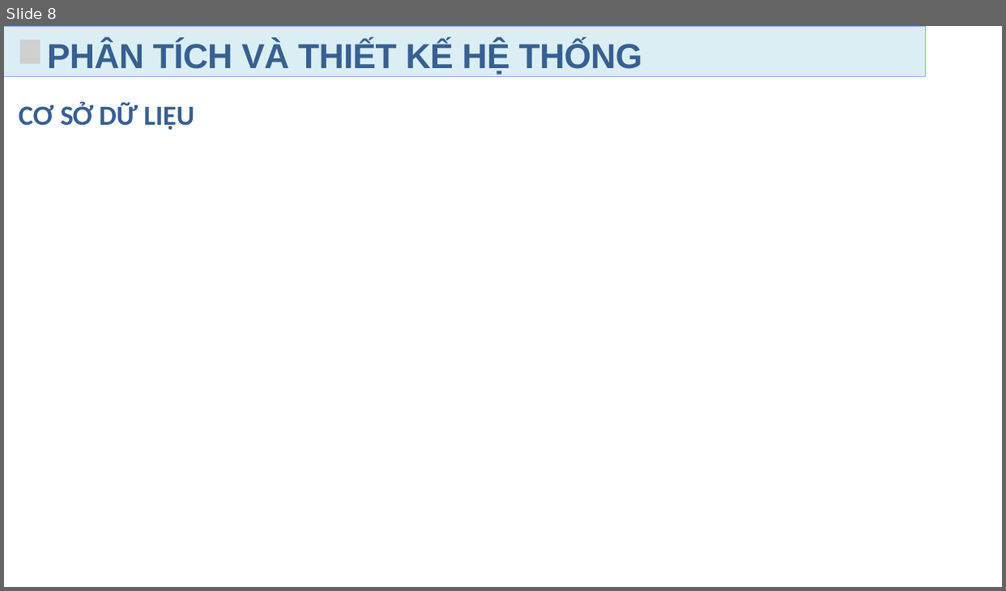
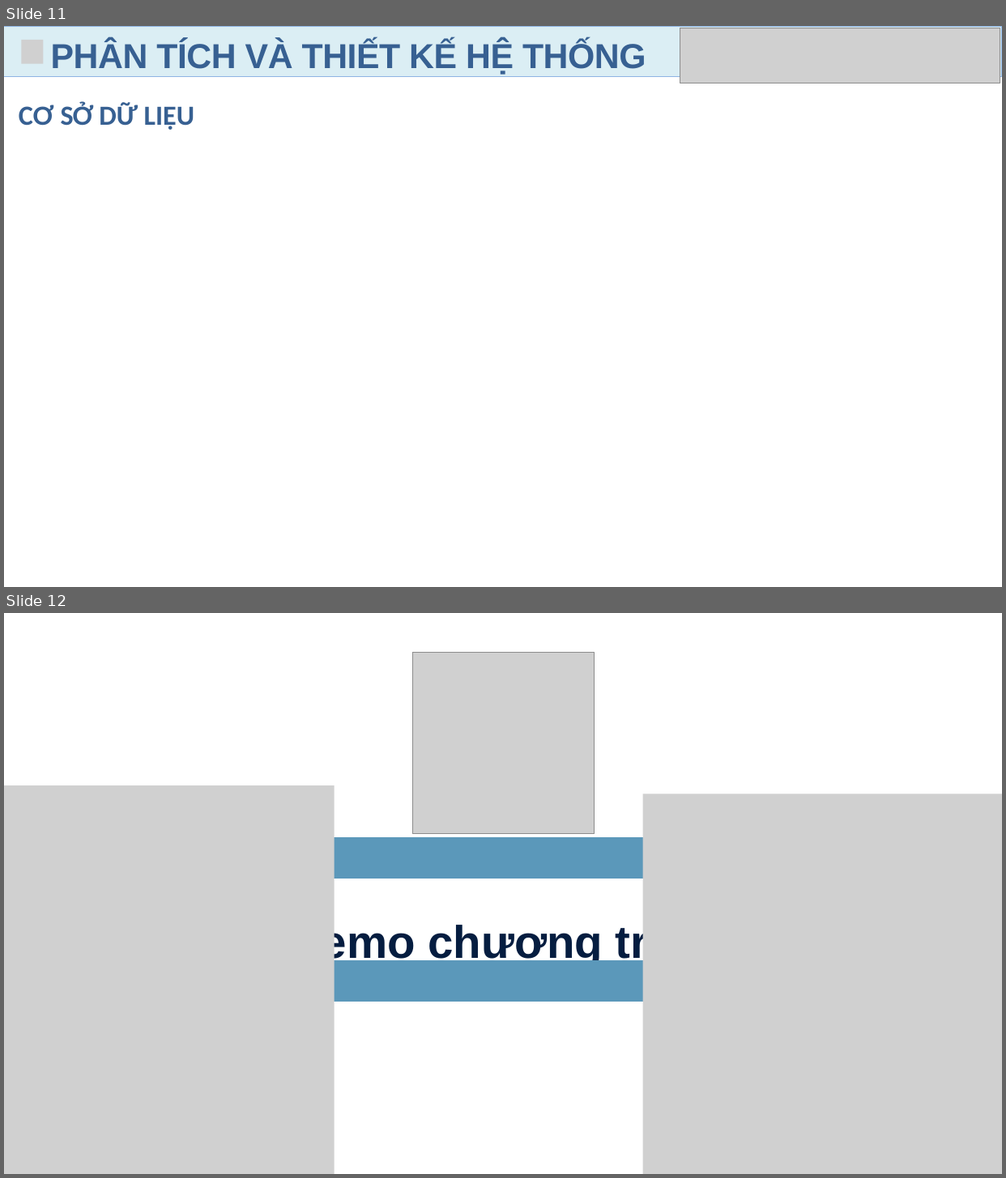
Before and after one commit to TrDHuy21/DoAn, a slide deck: ppt_bao_ve.pptx. Shown one above the other, each under a label of ours: slide 8 before the commit, slides 11 and 12 after it. The pictures are 1006x591 and 1006x1178 pixels, drawn with LibreOffice and Linux fonts; fonts in the diff are those of the drawing; grey boxes stand for pictures; background and template pictures are left out. Boxes give left, top, right and bottom in pixels: in the first picture for what was removed or moved away, otherwise in the second. Text is boxed around its words. In the diff, an @@ line names an element or a change of style, - is before the commit and + after.

```diff
--- a/ppt_bao_ve.pptx
+++ b/ppt_bao_ve.pptx
@@ slide 12 added at (4, 613, 1002, 1174), background #FFFFFF @@
@@ picture added at (412, 653, 594, 834) @@
@@ picture added at (4, 786, 334, 1174) @@
@@ picture added at (642, 794, 1002, 1174) @@
@@ freeform shape added at (255, 837, 751, 879), fill #5B98BA @@
@@ text added at (288, 922, 717, 967), 66 pt, text #051D40, bold @@
+Demo chương trình
@@ freeform shape added at (255, 960, 751, 1002), fill #5B98BA @@
@@ freeform shape added at (831, 975, 1002, 1174), outline #FFFFFF 75 pt @@
@@ what was slide 8 is now slide 11 @@
@@ slide 11 changed as well @@
@@ rectangle: place and size @@
-rectangle at (4, 26, 926, 77)
+rectangle at (4, 26, 1002, 77)
@@ freeform shape: place and size @@
-freeform shape at (4, 27, 926, 77)
+freeform shape at (4, 27, 1002, 77)
@@ picture: place and size @@
-picture at (20, 40, 40, 63)
+picture at (21, 40, 43, 64)
@@ text "PHÂN TÍCH VÀ THIẾT KẾ ...": place and size @@
-text "PHÂN TÍCH VÀ THIẾT KẾ ..." at (47, 41, 643, 75)
+text "PHÂN TÍCH VÀ THIẾT KẾ ..." at (51, 41, 646, 75)
@@ picture added at (680, 28, 1000, 83) @@
```
Also in this commit, not shown: 8 other slides changed, 3 other slides added, 25 other files.
